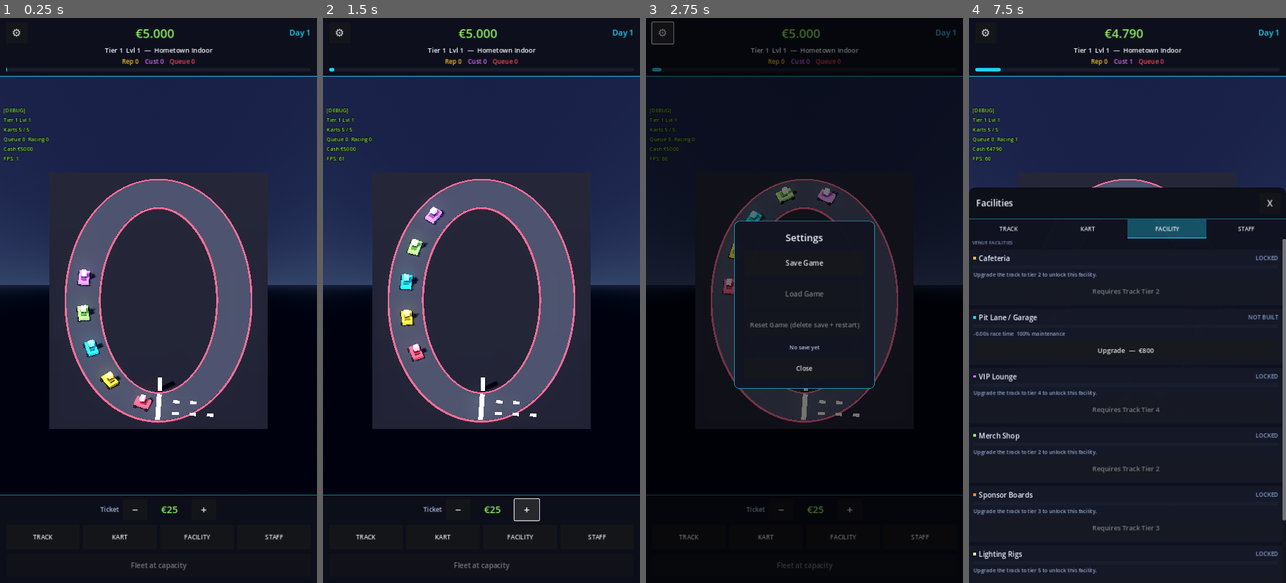
Above: before the commit, frames 1-4 (left to right).
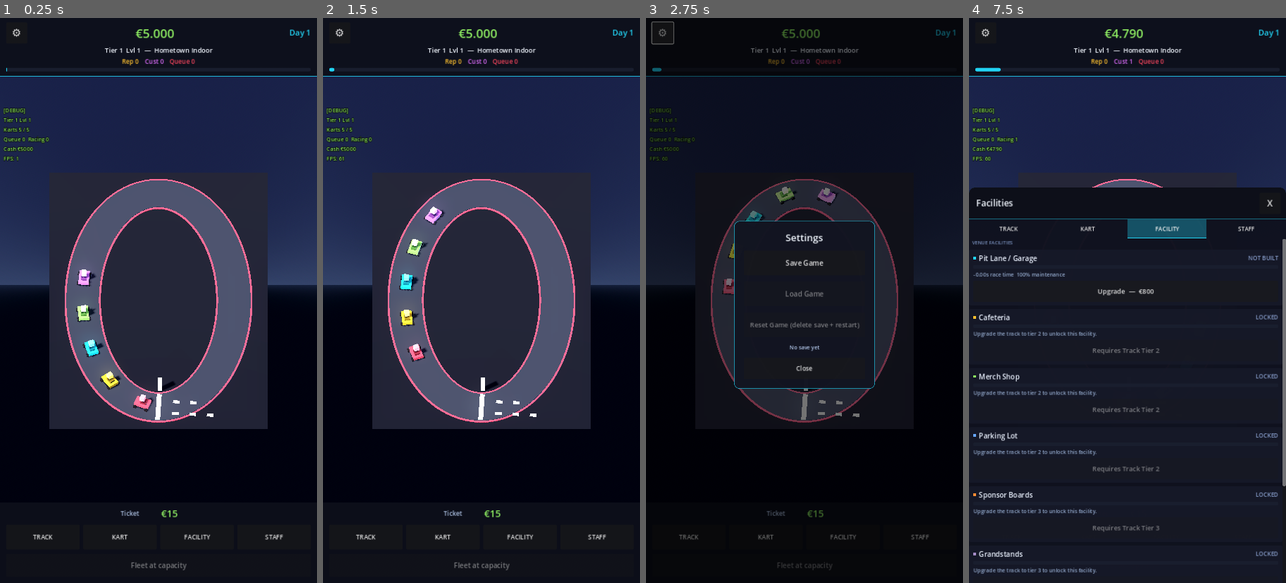
Above: after the commit, the same moments.

Repository: huubvreeker-create/Tycoon
Game: Godot game, scene res://scenes/main.tscn
The game is run twice, just before and just after one commit, with the same random seed, the same clock (stepped at 60 frames per second) and the same inputs.
Inputs (mouse positions are in pixels of both pictures, inside the frame that each line leads up to):
- Up to frame 1 (0.25 s): no input
- Up to frame 2 (1.5 s): click (459, 509) at 0.5 s, where only the run before the commit has a clickable "−"; click (525, 509) at 1.25 s, where only the run before the commit has a clickable "+"
- Up to frame 3 (2.75 s): click "⚙" at 2 s
- Up to frame 4 (7.5 s): click "TRACK" at 2.75 s; click "KART" at 3.5 s; click "FACILITY" at 4.25 s; click "STAFF" at 5 s; click "TRACK" at 5.75 s; click "KART" at 6.5 s; click "FACILITY" at 7.25 s

The runs differ from the first frame. In frame 1, 0.3% of the frame differs, in the area x 0-100%, y 84-89%; in frame 2, 0.6%; in frame 3, 0.2%; in frame 4, 1.3%, in the area x 1-100%, y 41-98%.

Commit message:
Auto-ticket pricing + new Parking Lot facility
systems/game_manager.gd:
* Removed manual ticket controls (TICKET_MIN/MAX/STEP, set/bump
  helpers).
* Ticket price now auto-scales with track level via
  compute_ticket_price() — formula 15 × 1.07^(track_level - 1).
  Updates whenever EventBus.track_level_changed fires, emits the
  same ticket_price_changed signal so UI refreshes.

ui/hud.tscn + .gd:
* Removed TicketMinusButton and TicketPlusButton from the footer.
* TicketLabel widened (custom_minimum 80 → 120) so trillion-euro
  tickets fit on screen at endgame.
* HUD ticket label now uses _format_cash() so big numbers stay
  readable (€1.234.567.890 etc.).

systems/facilities.gd:
* New "parking" facility — build cost €450, unlock at track tier 2,
  effect = +5% customer arrivals per level (capped at +200%).
* facility_names() reordered to a sensible build progression
  (pit_lane → cafeteria → merch → parking → sponsors → grandstand
  → lounge → lighting).

scripts/track.gd:
* _tick_arrivals now multiplies the arrival rate by
  Facilities.parking_arrival_multiplier() alongside marketing
  staff and daily-event modifiers.

scripts/facility_visuals.gd:
* New _build_parking — asphalt slab with painted vertical + horiz
  white line markings (slot dividers + row dividers), a colored
  accent strip on the front edge, and procedural parked cars at
  ~50% occupancy using a seeded RNG so the layout is stable across
  rebuilds. Slot count grows from 5×2 at level 1 to 22×12 at the
  cap. Click target covers the whole lot.
* Sits in the (-X, -Z) corner so it doesn't fight any other
  facility for space.

systems/save_manager.gd:
* parking_level included in serialise / deserialise / reset.

ui/upgrade_popup.gd:
* Blue dot for the parking row in the FACILITY tab.

https://claude.ai/code/session_01Sbv8ExRy1Fimm5caf9TfDv

Diff:
--- a/scripts/facility_visuals.gd
+++ b/scripts/facility_visuals.gd
@@ -15,6 +15,7 @@
 const _LOUNGE_COLOR     := Color(0.86, 0.42, 0.98)
 const _MERCH_COLOR      := Color(0.55, 0.92, 0.38)
 const _GRANDSTAND_COLOR := Color(0.65, 0.55, 0.78)
+const _PARKING_COLOR    := Color(0.40, 0.65, 1.00)
 const _SPONSOR_COLORS := [
 	Color(0.96, 0.27, 0.36),
 	Color(0.99, 0.75, 0.18),
@@ -78,6 +79,7 @@
 		"sponsor_boards": _build_sponsor_boards(holder, level)
 		"lighting":       _build_lighting(holder, level)
 		"grandstand":     _build_grandstand(holder, level)
+		"parking":        _build_parking(holder, level)
 
 
 # ---------------------------------------------------------------------------
@@ -598,3 +600,84 @@
 			stripe_offset = Vector3(0, roof_y - 0.15, -size.z * 0.18 + size.z * 0.32)
 		_make_label_strip(parent, _GRANDSTAND_COLOR.lightened(0.3),
 			center + stripe_offset, stripe_size)
+
+
+func _build_parking(parent: Node3D, level: int) -> void:
+	# A flat asphalt slab outside the venue with painted parking-space
+	# lines and a few visiting cars. Sits in the (-X, -Z) corner so it
+	# doesn't fight any other facility for space.
+	var rx := _track_rx()
+	var rz := _track_rz()
+
+	# More rows / cols as the lot is upgraded.
+	var rows: int = clampi(2 + level / 6, 2, 12)
+	var cols: int = clampi(5 + level / 4, 5, 22)
+	var space_w: float = 1.6
+	var space_d: float = 2.8
+	var lot_w: float = float(cols) * space_w
+	var lot_d: float = float(rows) * space_d
+	var center := Vector3(
+		-rx - 6.0 - lot_w * 0.5,
+		0.05,
+		-rz - 4.0 - lot_d * 0.5
+	)
+
+	# Asphalt slab.
+	_make_box(parent, Vector3(lot_w, 0.10, lot_d),
+		center, Color(0.10, 0.11, 0.14))
+
+	# White line markings — vertical slot dividers.
+	for c in range(cols + 1):
+		var x: float = center.x - lot_w * 0.5 + float(c) * space_w
+		_make_box(parent, Vector3(0.06, 0.04, lot_d * 0.95),
+			Vector3(x, 0.12, center.z), Color(0.85, 0.85, 0.90))
+	# Horizontal row dividers (just one between each row, plus the back).
+	for r in range(rows + 1):
+		var z: float = center.z - lot_d * 0.5 + float(r) * space_d
+		_make_box(parent, Vector3(lot_w * 0.95, 0.04, 0.06),
+			Vector3(center.x, 0.12, z), Color(0.85, 0.85, 0.90))
+
+	# A blue accent strip along the front edge so the lot reads as
+	# "parking" colour-wise alongside the other facility colours.
+	_make_label_strip(parent, _PARKING_COLOR,
+		Vector3(center.x, 0.20, center.z + lot_d * 0.5 + 0.15),
+		Vector3(lot_w * 0.4, 0.30, 0.10))
+
+	# Parked cars — about 50% occupancy at the current level. Use a
+	# seeded RNG so the layout is stable across rebuilds.
+	var max_cars: int = (rows * cols)
+	var occupancy: int = mini(level * 3, max_cars / 2 + 1)
+	var rng := RandomNumberGenerator.new()
+	rng.seed = level * 7919 + 13
+	var taken := {}
+	var attempts: int = 0
+	while taken.size() < occupancy and attempts < occupancy * 4:
+		attempts += 1
+		var r: int = rng.randi() % rows
+		var c: int = rng.randi() % cols
+		var key: String = "%d_%d" % [r, c]
+		if taken.has(key):
+			continue
+		taken[key] = true
+		var car_x: float = center.x - lot_w * 0.5 + float(c) * space_w + space_w * 0.5
+		var car_z: float = center.z - lot_d * 0.5 + float(r) * space_d + space_d * 0.5
+		var car_color := Color(
+			rng.randf_range(0.30, 1.0),
+			rng.randf_range(0.30, 1.0),
+			rng.randf_range(0.30, 1.0)
+		)
+		# Car body
+		_make_box(parent,
+			Vector3(space_w * 0.7, 0.45, space_d * 0.78),
+			Vector3(car_x, 0.40, car_z),
+			car_color)
+		# Windshield (darker top)
+		_make_box(parent,
+			Vector3(space_w * 0.6, 0.30, space_d * 0.4),
+			Vector3(car_x, 0.65, car_z - space_d * 0.05),
+			car_color.darkened(0.45))
+
+	# Click target covering the whole lot.
+	_add_facility_click_area(parent, "parking",
+		Vector3(center.x, 1.0, center.z),
+		Vector3(lot_w + 1.0, 2.0, lot_d + 1.0))
--- a/scripts/track.gd
+++ b/scripts/track.gd
@@ -680,8 +680,11 @@
 # --- Customer simulation ---------------------------------------------------
 func _tick_arrivals(delta: float) -> void:
 	var base_interval: float = maxf(1.6, 4.0 - GameManager.reputation * 0.02)
-	# Marketing staff and daily events scale the arrival interval.
-	var rate := Staff.marketing_arrival_multiplier() * DailyEvents.arrival_multiplier_today
+	# Marketing staff, parking capacity and daily events all scale the
+	# arrival interval (more rate = shorter interval = faster arrivals).
+	var rate: float = Staff.marketing_arrival_multiplier() \
+		* Facilities.parking_arrival_multiplier() \
+		* DailyEvents.arrival_multiplier_today
 	var interval: float = base_interval / maxf(rate, 0.1)
 	_arrival_timer += delta
 	if _arrival_timer >= interval:
--- a/systems/facilities.gd
+++ b/systems/facilities.gd
@@ -15,6 +15,7 @@
 	"sponsor_boards":400.0,
 	"lighting":      700.0,
 	"grandstand":    600.0,
+	"parking":       450.0,
 }
 
 # Track-tier required to BUILD or UPGRADE each facility. Locked facilities
@@ -24,6 +25,7 @@
 	"pit_lane":       1,
 	"cafeteria":      2,
 	"merch_shop":     2,
+	"parking":        2,
 	"sponsor_boards": 3,
 	"grandstand":     3,
 	"lounge":         4,
@@ -38,6 +40,7 @@
 	"sponsor_boards": "Sponsor Boards",
 	"lighting":       "Lighting Rigs",
 	"grandstand":     "Grandstands",
+	"parking":        "Parking Lot",
 }
 
 const _DESCRIPTIONS := {
@@ -48,6 +51,7 @@
 	"sponsor_boards": "Sponsor revenue every day",
 	"lighting":       "Night atmosphere + revenue multiplier",
 	"grandstand":     "Spectator income + reputation per race",
+	"parking":        "More parking spaces → more daily visitors",
 }
 
 var cafeteria_level:      int = 0
@@ -57,6 +61,7 @@
 var sponsor_boards_level: int = 0
 var lighting_level:       int = 0
 var grandstand_level:     int = 0
+var parking_level:        int = 0
 
 
 # --- Effects ----------------------------------------------------------------
@@ -100,13 +105,18 @@
 	@warning_ignore("integer_division")
 	return grandstand_level / 5
 
+func parking_arrival_multiplier() -> float:
+	# Each parking level adds +5% to the customer arrival rate
+	# (caps the gain at +200% so it doesn't dominate the simulation).
+	return minf(3.0, 1.0 + parking_level * 0.05)
+
 func total_daily_passive_income() -> int:
 	return merch_daily_income() + sponsor_daily_income() + grandstand_daily_income()
 
 
 # --- API --------------------------------------------------------------------
 func facility_names() -> Array[String]:
-	return ["cafeteria", "pit_lane", "lounge", "merch_shop", "sponsor_boards", "lighting", "grandstand"]
+	return ["pit_lane", "cafeteria", "merch_shop", "parking", "sponsor_boards", "grandstand", "lounge", "lighting"]
 
 func display_name(facility: String) -> String:
 	return _NAMES.get(facility, facility)
@@ -123,6 +133,7 @@
 		"sponsor_boards": return sponsor_boards_level
 		"lighting":       return lighting_level
 		"grandstand":     return grandstand_level
+		"parking":        return parking_level
 	return 0
 
 func required_track_tier(facility: String) -> int:
@@ -163,6 +174,7 @@
 		"sponsor_boards": sponsor_boards_level += 1
 		"lighting":       lighting_level       += 1
 		"grandstand":     grandstand_level     += 1
+		"parking":        parking_level        += 1
 	EventBus.facility_upgraded.emit(facility, get_level(facility))
 	return true
 
@@ -194,4 +206,8 @@
 				grandstand_daily_income(),
 				grandstand_reputation_per_race()
 			]
+		"parking":
+			return "+%.0f%% customer arrivals" % [
+				(parking_arrival_multiplier() - 1.0) * 100.0
+			]
 	return ""
--- a/systems/game_manager.gd
+++ b/systems/game_manager.gd
@@ -9,10 +9,11 @@
 ##
 
 const DAY_LENGTH_SECONDS: float = 90.0
-const TICKET_MIN: int = 10
-const TICKET_MAX: int = 80
-const TICKET_STEP: int = 5
-const TICKET_DEFAULT: int = 25
+# Ticket price is no longer manually controlled — it auto-scales with
+# the player's track level so revenue keeps pace with the cost curve.
+const TICKET_BASE_PRICE: int = 15
+const TICKET_GROWTH: float = 1.07
+const TICKET_DEFAULT: int = TICKET_BASE_PRICE
 
 var day: int = 1
 var reputation: int = 0
@@ -27,6 +28,19 @@
 	# Start the clock automatically; main.gd can pause/resume if needed.
 	_running = true
 	EventBus.day_progress_changed.emit(day_progress())
+	# Re-price the ticket whenever the track levels up.
+	EventBus.track_level_changed.connect(_on_track_level_changed)
+
+
+func _on_track_level_changed(level: int, _tier: int) -> void:
+	var new_price: int = compute_ticket_price(level)
+	if new_price != ticket_price:
+		ticket_price = new_price
+		EventBus.ticket_price_changed.emit(ticket_price)
+
+
+static func compute_ticket_price(track_level: int) -> int:
+	return int(round(float(TICKET_BASE_PRICE) * pow(TICKET_GROWTH, float(maxi(track_level, 1) - 1))))
 
 
 func _process(delta: float) -> void:
@@ -65,15 +79,6 @@
 	EventBus.customer_count_changed.emit(active_customers)
 
 
-func set_ticket_price(price: int) -> void:
-	ticket_price = clampi(price, TICKET_MIN, TICKET_MAX)
-	EventBus.ticket_price_changed.emit(ticket_price)
-
-
-func bump_ticket_price(delta: int) -> void:
-	set_ticket_price(ticket_price + delta)
-
-
 func pause_clock() -> void:
 	_running = false
 
--- a/systems/save_manager.gd
+++ b/systems/save_manager.gd
@@ -141,6 +141,7 @@
 			"sponsor_boards": Facilities.sponsor_boards_level,
 			"lighting":       Facilities.lighting_level,
 			"grandstand":     Facilities.grandstand_level,
+			"parking":        Facilities.parking_level,
 		},
 		"staff": Staff.counts.duplicate(),
 		"daily_events": {
@@ -189,6 +190,7 @@
 		Facilities.sponsor_boards_level = int(f.get("sponsor_boards", 0))
 		Facilities.lighting_level       = int(f.get("lighting", 0))
 		Facilities.grandstand_level     = int(f.get("grandstand", 0))
+		Facilities.parking_level        = int(f.get("parking", 0))
 	if data.has("staff"):
 		var st: Dictionary = data["staff"]
 		for role: String in Staff.role_names():
@@ -310,6 +312,7 @@
 	Facilities.sponsor_boards_level = 0
 	Facilities.lighting_level = 0
 	Facilities.grandstand_level = 0
+	Facilities.parking_level = 0
 	# Staff
 	for role: String in Staff.role_names():
 		Staff.counts[role] = 0
--- a/ui/hud.gd
+++ b/ui/hud.gd
@@ -22,8 +22,6 @@
 @onready var queue_label: Label          = %QueueLabel
 @onready var day_progress: ProgressBar   = %DayProgress
 
-@onready var ticket_minus: Button        = %TicketMinusButton
-@onready var ticket_plus: Button         = %TicketPlusButton
 @onready var ticket_label: Label         = %TicketLabel
 @onready var track_tab_button: Button    = %TrackTabButton
 @onready var kart_tab_button: Button     = %KartTabButton
@@ -57,8 +55,6 @@
 	EventBus.daily_event_triggered.connect(_on_daily_event)
 	EventBus.game_saved.connect(_on_game_saved)
 
-	ticket_minus.pressed.connect(func(): GameManager.bump_ticket_price(-GameManager.TICKET_STEP))
-	ticket_plus.pressed.connect(func():  GameManager.bump_ticket_price( GameManager.TICKET_STEP))
 	settings_button.pressed.connect(func(): settings_pressed.emit())
 	track_tab_button.pressed.connect(func():      tab_requested.emit("track"))
 	kart_tab_button.pressed.connect(func():       tab_requested.emit("kart"))
@@ -143,7 +139,7 @@
 
 
 func _on_ticket_price_changed(price: int) -> void:
-	ticket_label.text = "€%d" % price
+	ticket_label.text = "€%s" % _format_cash(price)
 
 
 func _on_track_tier_changed(tier: int, venue: String) -> void:
--- a/ui/hud.tscn
+++ b/ui/hud.tscn
@@ -176,26 +176,14 @@
 theme_override_colors/font_color = Color(0.7, 0.78, 0.92, 1)
 theme_override_font_sizes/font_size = 14
 
-[node name="TicketMinusButton" type="Button" parent="Footer/VBox/TicketRow"]
-unique_name_in_owner = true
-custom_minimum_size = Vector2(56, 48)
-text = "−"
-theme_override_font_sizes/font_size = 24
-
 [node name="TicketLabel" type="Label" parent="Footer/VBox/TicketRow"]
 unique_name_in_owner = true
-custom_minimum_size = Vector2(80, 0)
-text = "€25"
+custom_minimum_size = Vector2(120, 0)
+text = "€15"
 horizontal_alignment = 1
 vertical_alignment = 1
 theme_override_colors/font_color = Color(0.55, 0.92, 0.38, 1)
 theme_override_font_sizes/font_size = 22
-
-[node name="TicketPlusButton" type="Button" parent="Footer/VBox/TicketRow"]
-unique_name_in_owner = true
-custom_minimum_size = Vector2(56, 48)
-text = "+"
-theme_override_font_sizes/font_size = 24
 
 [node name="TabRow" type="HBoxContainer" parent="Footer/VBox"]
 theme_override_constants/separation = 8
--- a/ui/upgrade_popup.gd
+++ b/ui/upgrade_popup.gd
@@ -201,6 +201,7 @@
 		"sponsor_boards": Color(1.00, 0.55, 0.20),
 		"lighting":       Color(0.95, 0.95, 0.60),
 		"grandstand":     Color(0.65, 0.55, 0.78),
+		"parking":        Color(0.40, 0.65, 1.00),
 	}
 	var current_tier: int = _track.track_tier()
 	for fac: String in Facilities.facility_names():
